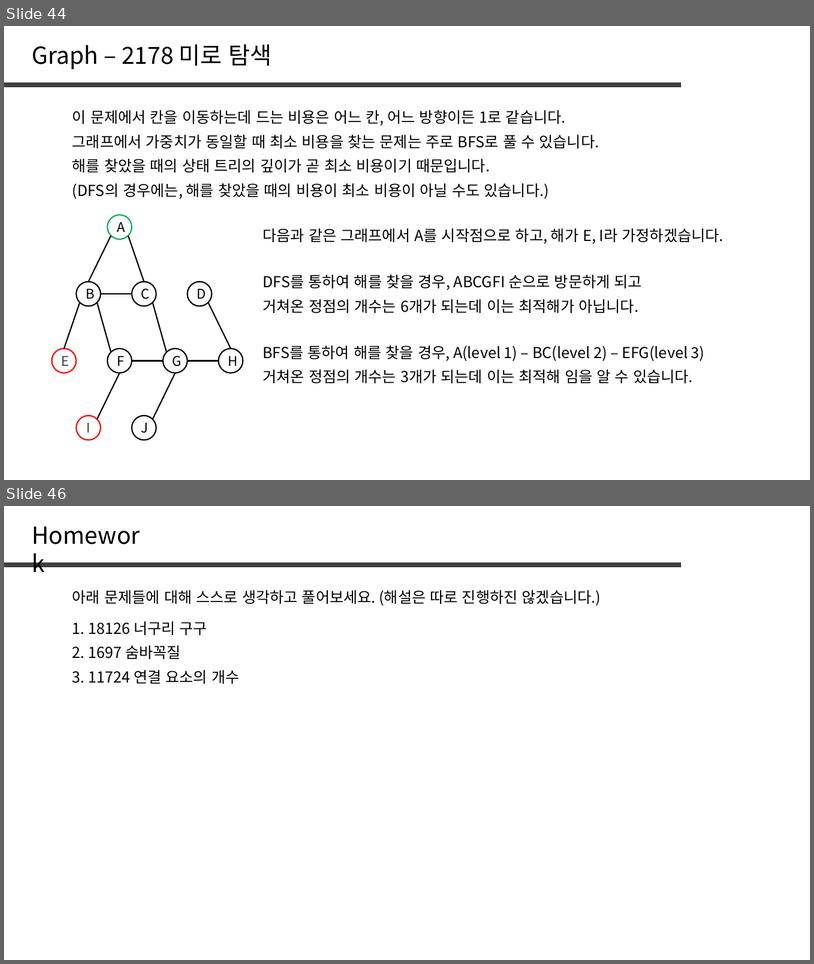
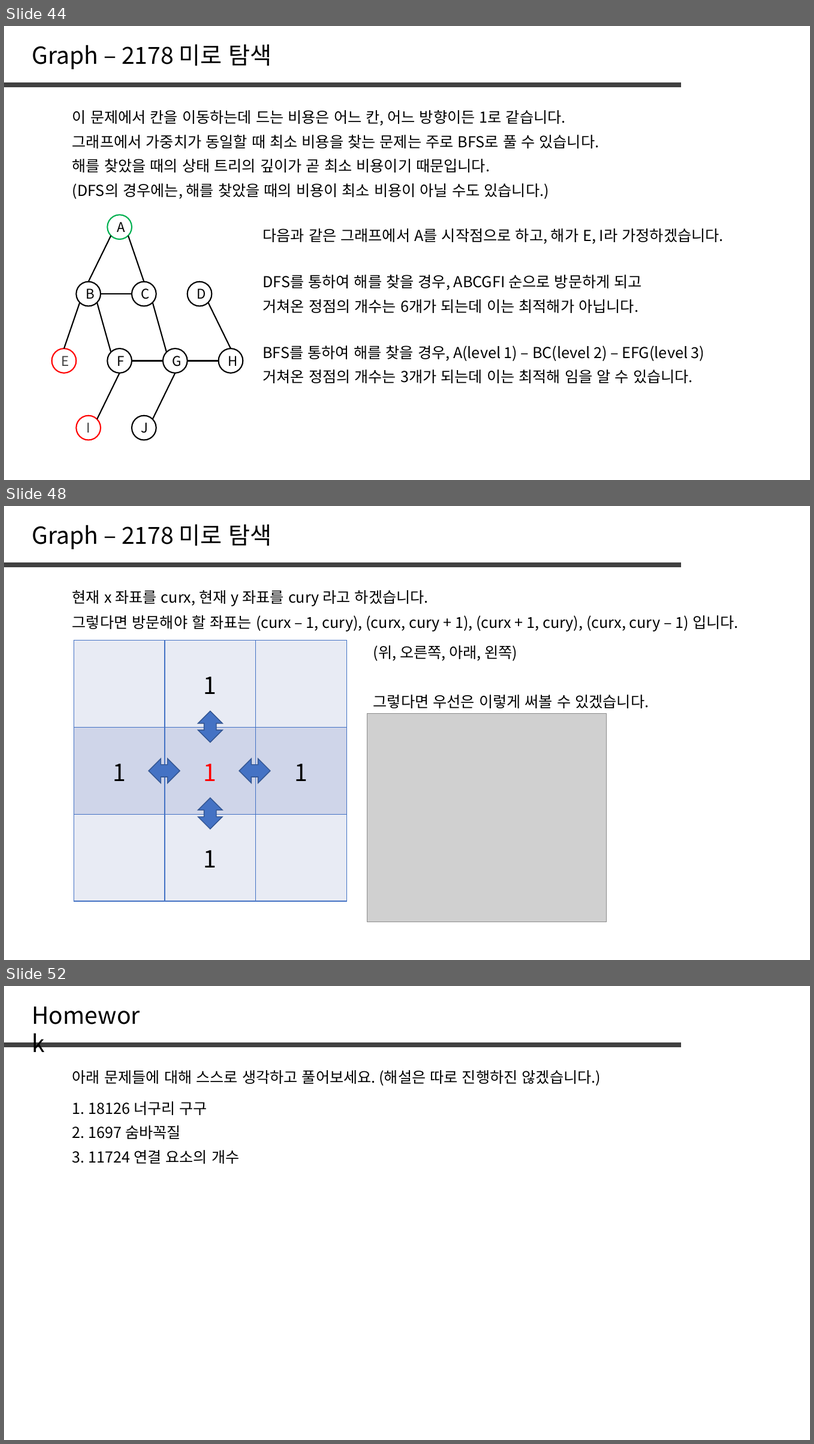
Before and after one commit to jaehoo1/PS-study, a slide deck: study/8_Tree, Graph.pptx. Shown one above the other, each under a label of ours: slides 44 and 46 before the commit, slides 44, 48 and 52 after it; the slides between them are not shown. The pictures are 814x964 and 814x1444 pixels, drawn with LibreOffice and Linux fonts; fonts in the diff are those of the drawing; grey boxes stand for pictures. Boxes give left, top, right and bottom in pixels: in the first picture for what was removed or moved away, otherwise in the second. Text is boxed around its words. In the diff, an @@ line names an element or a change of style, - is before the commit and + after.

```diff
--- a/study/8_Tree, Graph.pptx
+++ b/study/8_Tree, Graph.pptx
@@ slide 48 added at (x1=4, y1=506, x2=810, y2=960), background #FFFFFF @@
@@ text added at (x1=32, y1=524, x2=272, y2=549), 28 pt, text #000000 @@
+Graph – 2178 미로 탐색
@@ line added from (4, 565) to (681, 565), #404040 6 pt @@
@@ text added at (x1=72, y1=590, x2=429, y2=606), 18 pt, text #000000 @@
+현재 x 좌표를 curx, 현재 y 좌표를 cury 라고 하겠습니다.
@@ text added at (x1=72, y1=615, x2=739, y2=631), 18 pt, text #000000 @@
+그렇다면 방문해야 할 좌표는 (curx – 1, cury), (curx, cury + 1), (curx + 1, cury), (curx, cury – 1) 입니다.
@@ table added at (x1=74, y1=640, x2=348, y2=901), 3 rows, 3 columns @@
+ | 1 | 
+1 | 1 | 1
+ | 1 | 
@@ text added at (x1=374, y1=645, x2=518, y2=661), 18 pt, text #000000 @@
+(위, 오른쪽, 아래, 왼쪽)
@@ text added at (x1=374, y1=694, x2=649, y2=708), 18 pt, text #000000 @@
+그렇다면 우선은 이렇게 써볼 수 있겠습니다.
@@ left right arrow added at (x1=198, y1=711, x2=222, y2=742), fill #4472C4, outline #325491 1 pt @@
@@ picture added at (x1=368, y1=714, x2=607, y2=922) @@
@@ left right arrow added at (x1=149, y1=758, x2=180, y2=783), fill #4472C4, outline #325491 1 pt @@
@@ left right arrow added at (x1=239, y1=758, x2=271, y2=783), fill #4472C4, outline #325491 1 pt @@
@@ left right arrow added at (x1=198, y1=798, x2=222, y2=829), fill #4472C4, outline #325491 1 pt @@
@@ what was slide 46 is now slide 52 @@
```
Also in this commit, not shown: 1 slide changed, 6 other slides added, 1 slide removed.
